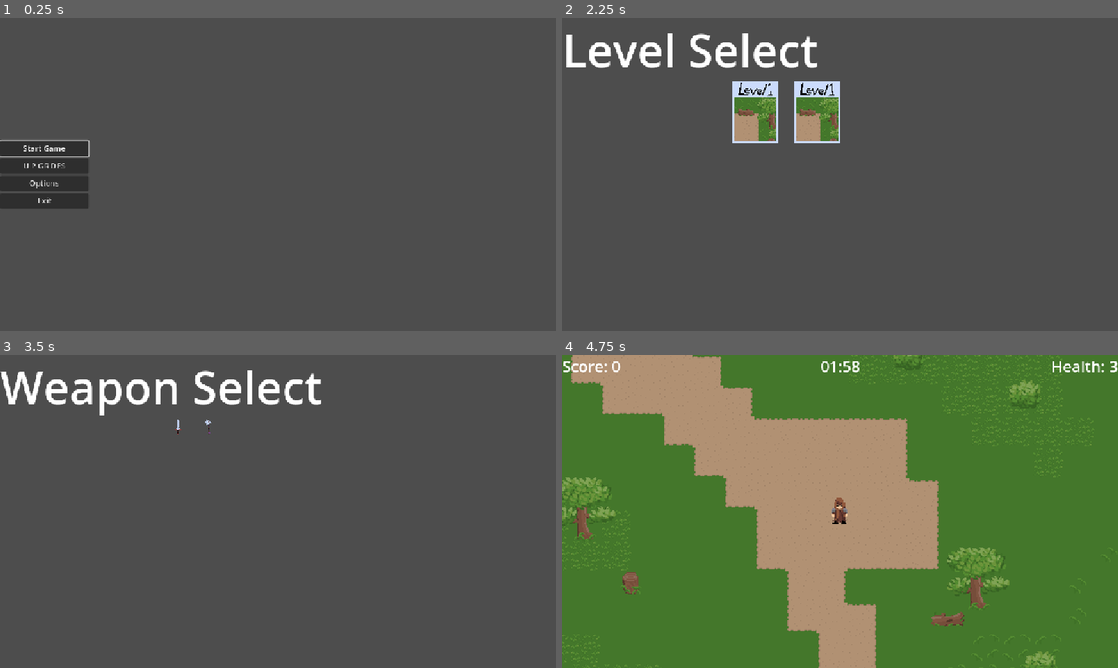
Above: before the commit, frames 1-4 (two rows, left to right).
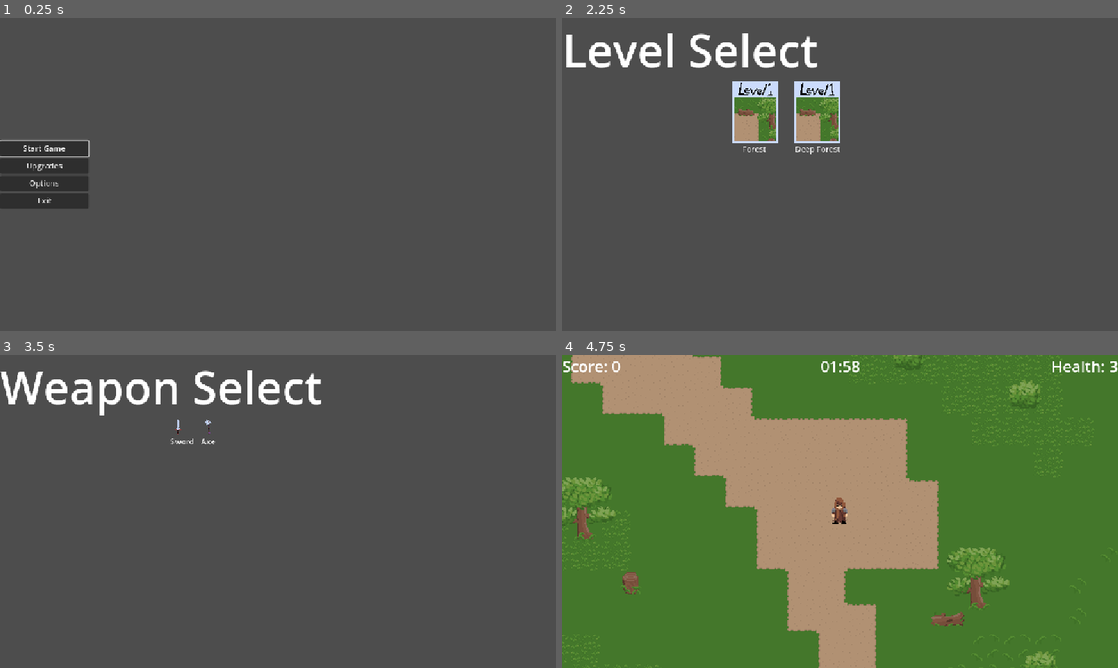
Above: after the commit, the same moments.

Repository: SethDotOrg/smallgame
Game: Godot game, scene res://Scenes/UI/main_menu.tscn
Two runs of this game, one before a commit and one after it. Both use one fixed random seed, a clock stepped at 60 frames per second and the inputs below.
Inputs (mouse positions are in pixels of both pictures, inside the frame that each line leads up to):
- Up to frame 1 (0.25 s): no input
- Up to frame 2 (2.25 s): click "U P GR DES" (after the commit: "Upgrades") at 0.5 s; click (656, 115) at 1.25 s; click "Start Game" at 2 s
- Up to frame 3 (3.5 s): click (194, 448) at 2.75 s
- Up to frame 4 (4.75 s): click (739, 426) at 3.5 s; tap Enter at 4.25 s; hold Up (attack_up) from 4.28 s (still down); hold Space (secondary_attack) from 4.28 s (still down)

The runs differ from the first frame. In frame 1, less than 0.1% of the frame differs, in the area x 4-12%, y 46-49%; in frame 2, 0.1%, in the area x 32-50%, y 41-44%; in frame 3, less than 0.1%; in frame 4, nothing differs.

Commit message:
update translations for upgrades, weapon and level select

Diff:
--- a/Scenes/UI/LevelSelect.tscn
+++ b/Scenes/UI/LevelSelect.tscn
@@ -20,7 +20,7 @@
 offset_right = 1004.0
 offset_bottom = 131.0
 theme_override_font_sizes/normal_font_size = 94
-text = "Level Select"
+text = "LEVEL_SELECT"
 
 [node name="GridContainer" type="GridContainer" parent="CanvasLayer"]
 anchors_preset = 15
@@ -40,10 +40,40 @@
 layout_mode = 2
 texture_normal = ExtResource("1_sctym")
 
+[node name="Level1" type="Label" parent="CanvasLayer/GridContainer/Level1"]
+layout_mode = 1
+anchors_preset = 7
+anchor_left = 0.5
+anchor_top = 1.0
+anchor_right = 0.5
+anchor_bottom = 1.0
+offset_left = -27.0
+offset_top = 0.0700073
+offset_right = 27.0
+offset_bottom = 23.07
+grow_horizontal = 2
+grow_vertical = 0
+text = "FOREST"
+
 [node name="Level2" type="TextureButton" parent="CanvasLayer/GridContainer"]
 custom_minimum_size = Vector2(32, 0)
 layout_mode = 2
 texture_normal = ExtResource("1_sctym")
 
+[node name="Level2" type="Label" parent="CanvasLayer/GridContainer/Level2"]
+layout_mode = 1
+anchors_preset = 7
+anchor_left = 0.5
+anchor_top = 1.0
+anchor_right = 0.5
+anchor_bottom = 1.0
+offset_left = -27.0
+offset_top = 0.0700073
+offset_right = 27.0
+offset_bottom = 23.07
+grow_horizontal = 2
+grow_vertical = 0
+text = "DEEP_FOREST"
+
 [connection signal="pressed" from="CanvasLayer/GridContainer/Level1" to="." method="_on_level_1_pressed"]
 [connection signal="pressed" from="CanvasLayer/GridContainer/Level2" to="." method="_on_level_2_pressed"]
--- a/Scenes/UI/Upgrades.tscn
+++ b/Scenes/UI/Upgrades.tscn
@@ -25,7 +25,8 @@
 offset_right = 1004.0
 offset_bottom = 131.0
 theme_override_font_sizes/normal_font_size = 94
-text = "Upgrades
+text = "UPGRADES
+
 "
 
 [node name="AudioMenu" type="VBoxContainer" parent="CanvasLayer"]
@@ -48,7 +49,7 @@
 [node name="HealthLabel" type="RichTextLabel" parent="CanvasLayer/AudioMenu"]
 layout_mode = 2
 bbcode_enabled = true
-text = "Health"
+text = "HEALTH"
 fit_content = true
 
 [node name="Health" type="HFlowContainer" parent="CanvasLayer/AudioMenu"]
--- a/Scenes/UI/WeaponSelect.tscn
+++ b/Scenes/UI/WeaponSelect.tscn
@@ -21,7 +21,7 @@
 offset_right = 1004.0
 offset_bottom = 131.0
 theme_override_font_sizes/normal_font_size = 94
-text = "Weapon Select"
+text = "WEAPON_SELECT"
 
 [node name="GridContainer" type="GridContainer" parent="CanvasLayer"]
 anchors_preset = 15
@@ -41,10 +41,40 @@
 layout_mode = 2
 texture_normal = ExtResource("2_8fvm6")
 
+[node name="SwordLabel" type="Label" parent="CanvasLayer/GridContainer/Weapon1"]
+layout_mode = 1
+anchors_preset = 7
+anchor_left = 0.5
+anchor_top = 1.0
+anchor_right = 0.5
+anchor_bottom = 1.0
+offset_left = -16.0
+offset_top = 4.0
+offset_right = 43.0
+offset_bottom = 53.0
+grow_horizontal = 2
+grow_vertical = 0
+text = "SWORD"
+
 [node name="Weapon2" type="TextureButton" parent="CanvasLayer/GridContainer"]
 custom_minimum_size = Vector2(32, 0)
 layout_mode = 2
 texture_normal = ExtResource("3_x251i")
 
+[node name="AxeLabel" type="Label" parent="CanvasLayer/GridContainer/Weapon2"]
+layout_mode = 1
+anchors_preset = 7
+anchor_left = 0.5
+anchor_top = 1.0
+anchor_right = 0.5
+anchor_bottom = 1.0
+offset_left = -16.0
+offset_top = 4.0
+offset_right = 38.0
+offset_bottom = 27.0
+grow_horizontal = 2
+grow_vertical = 0
+text = "AXE"
+
 [connection signal="pressed" from="CanvasLayer/GridContainer/Weapon1" to="." method="_on_weapon_1_pressed"]
 [connection signal="pressed" from="CanvasLayer/GridContainer/Weapon2" to="." method="_on_weapon_2_pressed"]
--- a/Scenes/UI/main_menu.tscn
+++ b/Scenes/UI/main_menu.tscn
@@ -32,8 +32,7 @@
 
 [node name="Upgrades" type="Button" parent="CanvasLayer/VBoxContainer"]
 layout_mode = 2
-text = "U P GR DES
-"
+text = "UPGRADES"
 
 [node name="Options" type="Button" parent="CanvasLayer/VBoxContainer"]
 layout_mode = 2
--- a/Scenes/Weapons/Axe.tscn
+++ b/Scenes/Weapons/Axe.tscn
@@ -83,105 +83,6 @@
 "values": [true]
 }
 
-[sub_resource type="Animation" id="Animation_q5vg7"]
-length = 0.001
-tracks/0/type = "value"
-tracks/0/imported = false
-tracks/0/enabled = true
-tracks/0/path = NodePath("PivotPoint/Axe:position")
-tracks/0/interp = 1
-tracks/0/loop_wrap = true
-tracks/0/keys = {
-"times": PackedFloat32Array(0),
-"transitions": PackedFloat32Array(1),
-"update": 0,
-"values": [Vector2(0, -8)]
-}
-tracks/1/type = "value"
-tracks/1/imported = false
-tracks/1/enabled = true
-tracks/1/path = NodePath("PivotPoint/Axe:rotation")
-tracks/1/interp = 1
-tracks/1/loop_wrap = true
-tracks/1/keys = {
-"times": PackedFloat32Array(0),
-"transitions": PackedFloat32Array(1),
-"update": 0,
-"values": [0.0]
-}
-tracks/2/type = "value"
-tracks/2/imported = false
-tracks/2/enabled = true
-tracks/2/path = NodePath("PivotPoint/Axe:scale")
-tracks/2/interp = 1
-tracks/2/loop_wrap = true
-tracks/2/keys = {
-"times": PackedFloat32Array(0),
-"transitions": PackedFloat32Array(1),
-"update": 0,
-"values": [Vector2(1, 1)]
-}
-tracks/3/type = "value"
-tracks/3/imported = false
-tracks/3/enabled = true
-tracks/3/path = NodePath("PivotPoint/Axe/Area2D/CollisionShape2D:disabled")
-tracks/3/interp = 1
-tracks/3/loop_wrap = true
-tracks/3/keys = {
-"times": PackedFloat32Array(0),
-"transitions": PackedFloat32Array(1),
-"update": 1,
-"values": [true]
-}
-tracks/4/type = "value"
-tracks/4/imported = false
-tracks/4/enabled = true
-tracks/4/path = NodePath("PivotPoint/Axe:visible")
-tracks/4/interp = 1
-tracks/4/loop_wrap = true
-tracks/4/keys = {
-"times": PackedFloat32Array(0),
-"transitions": PackedFloat32Array(1),
-"update": 1,
-"values": [false]
-}
-tracks/5/type = "value"
-tracks/5/imported = false
-tracks/5/enabled = true
-tracks/5/path = NodePath("SwingSound:playing")
-tracks/5/interp = 1
-tracks/5/loop_wrap = true
-tracks/5/keys = {
-"times": PackedFloat32Array(0),
-"transitions": PackedFloat32Array(1),
-"update": 1,
-"values": [false]
-}
-tracks/6/type = "value"
-tracks/6/imported = false
-tracks/6/enabled = true
-tracks/6/path = NodePath("JabSound:playing")
-tracks/6/interp = 1
-tracks/6/loop_wrap = true
-tracks/6/keys = {
-"times": PackedFloat32Array(0),
-"transitions": PackedFloat32Array(1),
-"update": 1,
-"values": [false]
-}
-tracks/7/type = "value"
-tracks/7/imported = false
-tracks/7/enabled = true
-tracks/7/path = NodePath("PivotPoint/Axe/Area2D/CollisionShape2D:scale")
-tracks/7/interp = 1
-tracks/7/loop_wrap = true
-tracks/7/keys = {
-"times": PackedFloat32Array(0),
-"transitions": PackedFloat32Array(1),
-"update": 0,
-"values": [Vector2(1, 1)]
-}
-
 [sub_resource type="Animation" id="Animation_sg0m5"]
 resource_name = "Attack2"
 length = 0.8
@@ -270,6 +171,105 @@
 "values": [Vector2(1, 1), Vector2(3.08, 1.815), Vector2(3.08, 1.815), Vector2(1, 1)]
 }
 
+[sub_resource type="Animation" id="Animation_q5vg7"]
+length = 0.001
+tracks/0/type = "value"
+tracks/0/imported = false
+tracks/0/enabled = true
+tracks/0/path = NodePath("PivotPoint/Axe:position")
+tracks/0/interp = 1
+tracks/0/loop_wrap = true
+tracks/0/keys = {
+"times": PackedFloat32Array(0),
+"transitions": PackedFloat32Array(1),
+"update": 0,
+"values": [Vector2(0, -8)]
+}
+tracks/1/type = "value"
+tracks/1/imported = false
+tracks/1/enabled = true
+tracks/1/path = NodePath("PivotPoint/Axe:rotation")
+tracks/1/interp = 1
+tracks/1/loop_wrap = true
+tracks/1/keys = {
+"times": PackedFloat32Array(0),
+"transitions": PackedFloat32Array(1),
+"update": 0,
+"values": [0.0]
+}
+tracks/2/type = "value"
+tracks/2/imported = false
+tracks/2/enabled = true
+tracks/2/path = NodePath("PivotPoint/Axe:scale")
+tracks/2/interp = 1
+tracks/2/loop_wrap = true
+tracks/2/keys = {
+"times": PackedFloat32Array(0),
+"transitions": PackedFloat32Array(1),
+"update": 0,
+"values": [Vector2(1, 1)]
+}
+tracks/3/type = "value"
+tracks/3/imported = false
+tracks/3/enabled = true
+tracks/3/path = NodePath("PivotPoint/Axe/Area2D/CollisionShape2D:disabled")
+tracks/3/interp = 1
+tracks/3/loop_wrap = true
+tracks/3/keys = {
+"times": PackedFloat32Array(0),
+"transitions": PackedFloat32Array(1),
+"update": 1,
+"values": [true]
+}
+tracks/4/type = "value"
+tracks/4/imported = false
+tracks/4/enabled = true
+tracks/4/path = NodePath("PivotPoint/Axe:visible")
+tracks/4/interp = 1
+tracks/4/loop_wrap = true
+tracks/4/keys = {
+"times": PackedFloat32Array(0),
+"transitions": PackedFloat32Array(1),
+"update": 1,
+"values": [false]
+}
+tracks/5/type = "value"
+tracks/5/imported = false
+tracks/5/enabled = true
+tracks/5/path = NodePath("SwingSound:playing")
+tracks/5/interp = 1
+tracks/5/loop_wrap = true
+tracks/5/keys = {
+"times": PackedFloat32Array(0),
+"transitions": PackedFloat32Array(1),
+"update": 1,
+"values": [false]
+}
+tracks/6/type = "value"
+tracks/6/imported = false
+tracks/6/enabled = true
+tracks/6/path = NodePath("JabSound:playing")
+tracks/6/interp = 1
+tracks/6/loop_wrap = true
+tracks/6/keys = {
+"times": PackedFloat32Array(0),
+"transitions": PackedFloat32Array(1),
+"update": 1,
+"values": [false]
+}
+tracks/7/type = "value"
+tracks/7/imported = false
+tracks/7/enabled = true
+tracks/7/path = NodePath("PivotPoint/Axe/Area2D/CollisionShape2D:scale")
+tracks/7/interp = 1
+tracks/7/loop_wrap = true
+tracks/7/keys = {
+"times": PackedFloat32Array(0),
+"transitions": PackedFloat32Array(1),
+"update": 0,
+"values": [Vector2(1, 1)]
+}
+
 [sub_resource type="AnimationLibrary" id="AnimationLibrary_q5vg7"]
 _data = {
 &"Attack1": SubResource("Animation_wqajm"),
--- a/TranslationsFiles/SmallGameWords.csv
+++ b/TranslationsFiles/SmallGameWords.csv
@@ -26,3 +26,13 @@
 MASTER_VOLUME,Master Volume,,,,,,
 MUSIC_VOLUME,Music Volume,,,,,,
 SFX_VOLUME,SFX Volume,,,,,,
+LEVEL_SELECT,Level Select,,,,,,
+FOREST,Forest,,,,,,
+DEEP_FOREST,Deep Forest,,,,,,
+,,,,,,,
+UPGRADES,Upgrades,,,,,,
+HEALTH,Health,,,,,,
+,,,,,,,
+WEAPON_SELECT,Weapon Select,,,,,,
+SWORD,Sword,,,,,,
+AXE,Axe,,,,,,
Binary file changed: TranslationsFiles/SmallGameWords.cmn.translation
Not shown, changed: TranslationsFiles/SmallGameWords.csv.import
Binary file changed: TranslationsFiles/SmallGameWords.de.translation
Binary file changed: TranslationsFiles/SmallGameWords.en.translation
Binary file changed: TranslationsFiles/SmallGameWords.es.translation
Binary file changed: TranslationsFiles/SmallGameWords.fr.translation
Binary file changed: TranslationsFiles/SmallGameWords.ja.translation
Binary file changed: TranslationsFiles/SmallGameWords.zh.translation
